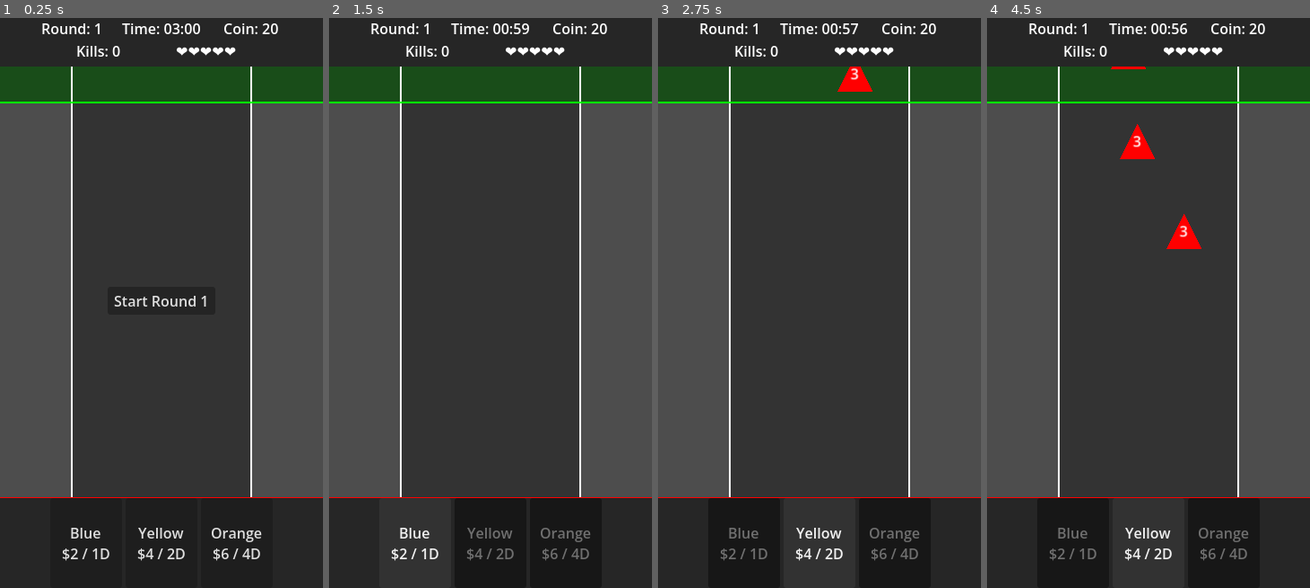
Above: before the commit, frames 1-4 (left to right).
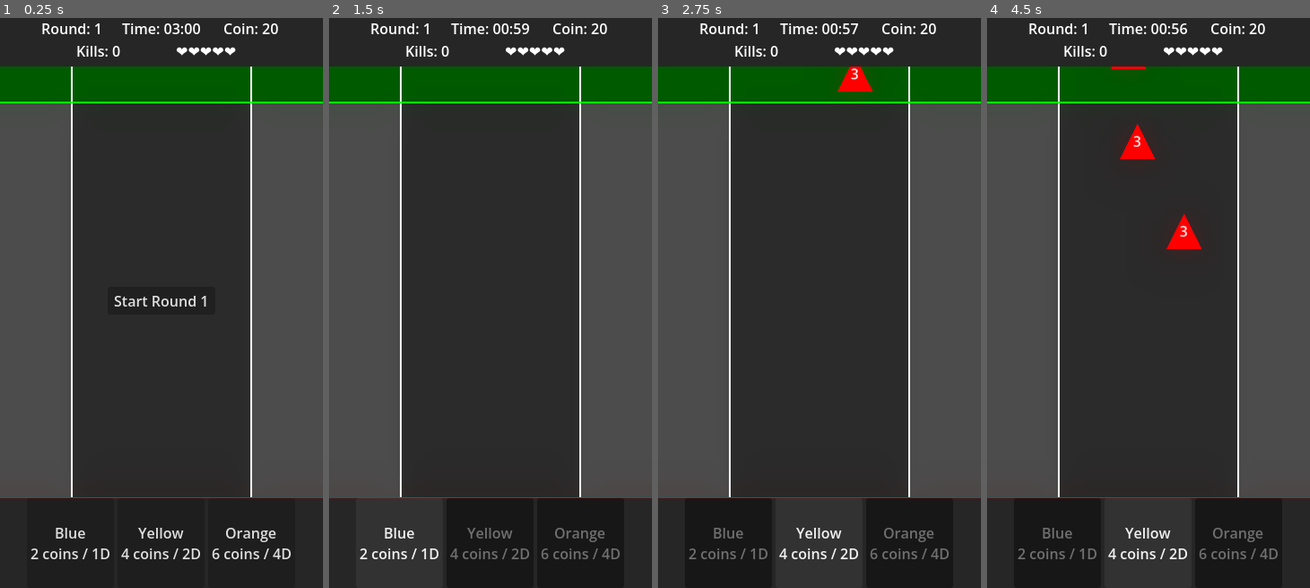
Above: after the commit, the same moments.

Repository: kw900628-dot/defense-game
Game: Godot game, scene res://main_game.tscn
Two runs of this game, one before a commit and one after it. Both use one fixed random seed, a clock stepped at 60 frames per second and the inputs below.
Inputs:
- Up to frame 1 (0.25 s): no input
- Up to frame 2 (1.5 s): click "Start Round 1" at 0.5 s; click "Blue $2 / 1D" (after the commit: "Blue 2 coins / 1D") at 1.25 s
- Up to frame 3 (2.75 s): click "Yellow $4 / 2D" (after the commit: "Yellow 4 coins / 2D") at 2 s
- Up to frame 4 (4.5 s): click "Orange $6 / 4D" (after the commit: "Orange 6 coins / 4D") at 2.75 s; click "Blue $2 / 1D" (after the commit: "Blue 2 coins / 1D") at 3.5 s; click "Yellow $4 / 2D" (after the commit: "Yellow 4 coins / 2D") at 4.25 s

The runs differ from the first frame. In frame 1, 7.1% of the frame differs, in the area x 0-100%, y 8-96%; in frame 2, 7.2%; in frame 3, 7.0%; in frame 4, 7.3%, in the area x 0-100%, y 8-100%.

Commit message:
디자인 업그레이드

Diff:
--- /dev/null
+++ b/default_env.tres
@@ -0,0 +1,19 @@
+[gd_resource type="Environment" format=3 uid="uid://c8q1h0x2y3z4"]
+
+[resource]
+background_mode = 3
+glow_enabled = true
+glow_levels/1 = 1.0
+glow_levels/2 = 1.0
+glow_levels/3 = 0.6
+glow_levels/4 = 0.2
+glow_levels/5 = 0.0
+glow_intensity = 0.8
+glow_strength = 0.9
+glow_bloom = 0.2
+glow_blend_mode = 1
+glow_hdr_threshold = 0.8
+adjustment_enabled = true
+adjustment_brightness = 1.0
+adjustment_contrast = 1.2
+adjustment_saturation = 1.3
--- a/main_game.gd
+++ b/main_game.gd
@@ -55,6 +55,11 @@
 @onready var orange_btn = %OrangeTowerBtn
 
 func _ready():
+	# 0. 월드 환경 설정 (기본 디자인 업그레이드 - Glow/Adjustment)
+	var world_env = WorldEnvironment.new()
+	world_env.environment = load("res://default_env.tres")
+	add_child(world_env)
+
 	# 게임 시작 시 화면 크기를 가져와서 설정합니다.
 	var viewport_size = get_viewport_rect().size
 	screen_width = viewport_size.x
--- a/main_game.tscn
+++ b/main_game.tscn
@@ -176,21 +176,21 @@
 custom_minimum_size = Vector2(80, 80)
 layout_mode = 2
 text = "Blue
-$2 / 1D"
+2 coins / 1D"
 
 [node name="YellowTowerBtn" type="Button" parent="CanvasLayer/TowerSelectionControl/HBoxContainer" unique_id=667058599]
 unique_name_in_owner = true
 custom_minimum_size = Vector2(80, 80)
 layout_mode = 2
 text = "Yellow
-$4 / 2D"
+4 coins / 2D"
 
 [node name="OrangeTowerBtn" type="Button" parent="CanvasLayer/TowerSelectionControl/HBoxContainer" unique_id=964512160]
 unique_name_in_owner = true
 custom_minimum_size = Vector2(80, 80)
 layout_mode = 2
 text = "Orange
-$6 / 4D"
+6 coins / 4D"
 
 [connection signal="pressed" from="CanvasLayer/GameOverControl/VBoxContainer/RestartButton" to="." method="_on_restart_button_pressed"]
 [connection signal="pressed" from="CanvasLayer/RoundStartControl/Button" to="." method="_on_start_round_button_pressed"]
